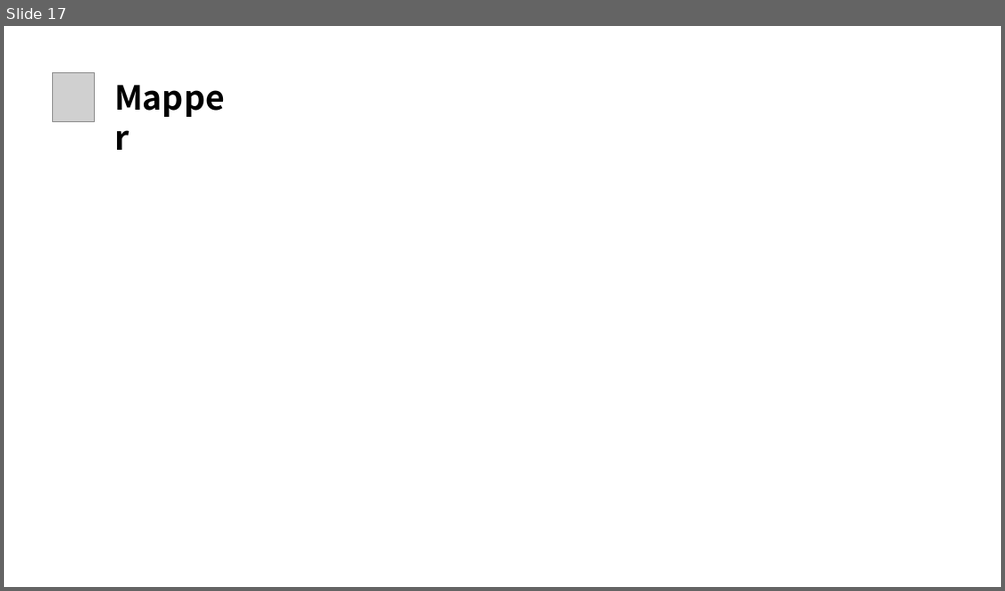
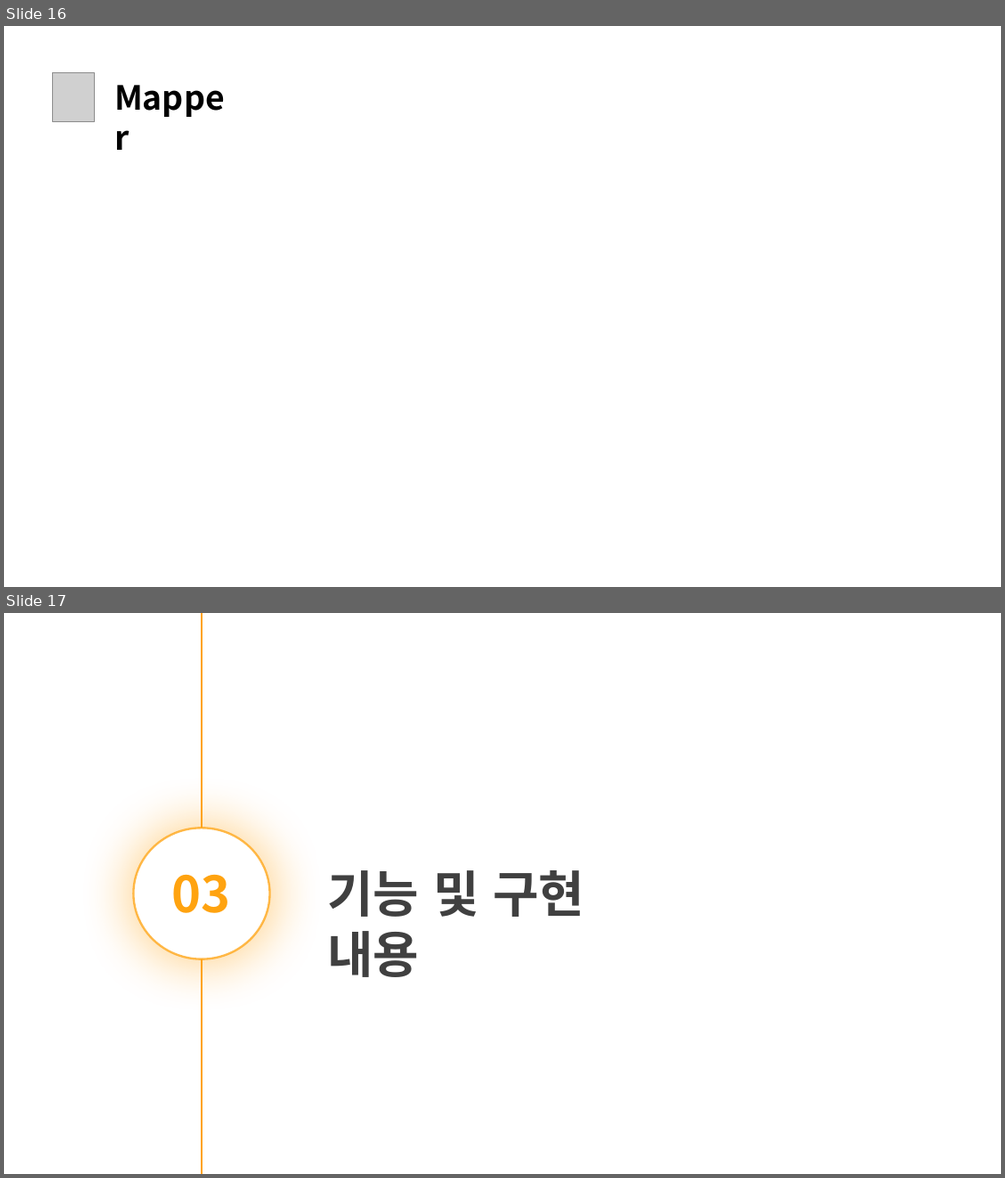
Before and after one commit to daseullll/HappyHouse, a slide deck: happyhouse_광주4반.pptx. Shown one above the other, each under a label of ours: slide 17 before the commit, slides 16 and 17 after it. The pictures are 1005x591 and 1005x1178 pixels, drawn with LibreOffice and Linux fonts; fonts in the diff are those of the drawing; grey boxes stand for pictures. Boxes give left, top, right and bottom in pixels: in the first picture for what was removed or moved away, otherwise in the second. Text is boxed around its words. In the diff, an @@ line names an element or a change of style, - is before the commit and + after.

```diff
--- a/happyhouse_광주4반.pptx
+++ b/happyhouse_광주4반.pptx
@@ slide 17 added at box(4, 613, 1001, 1174), background #FFFFFF @@
@@ line added from (202, 1174) to (202, 613), #FFA310 2 pt @@
@@ ellipse added at box(133, 827, 269, 958), fill #FFFFFF, outline #FFA310 2 pt @@
@@ text added at box(171, 874, 230, 913), 48 pt, text #FFA310, bold @@
+03
@@ text added at box(327, 870, 584, 977), 48 pt, text #404040, bold @@
+기능 및 구현 내용
@@ what was slide 17 is now slide 16 @@
```
Also in this commit, not shown: 9 slides changed, 6 other slides added, 4 slides removed, 8 other files.
